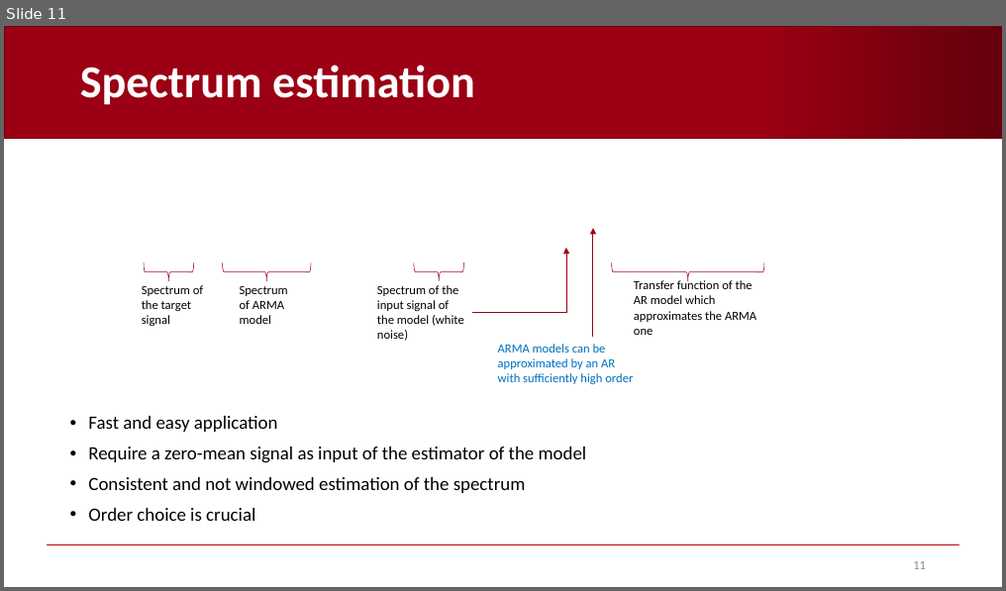
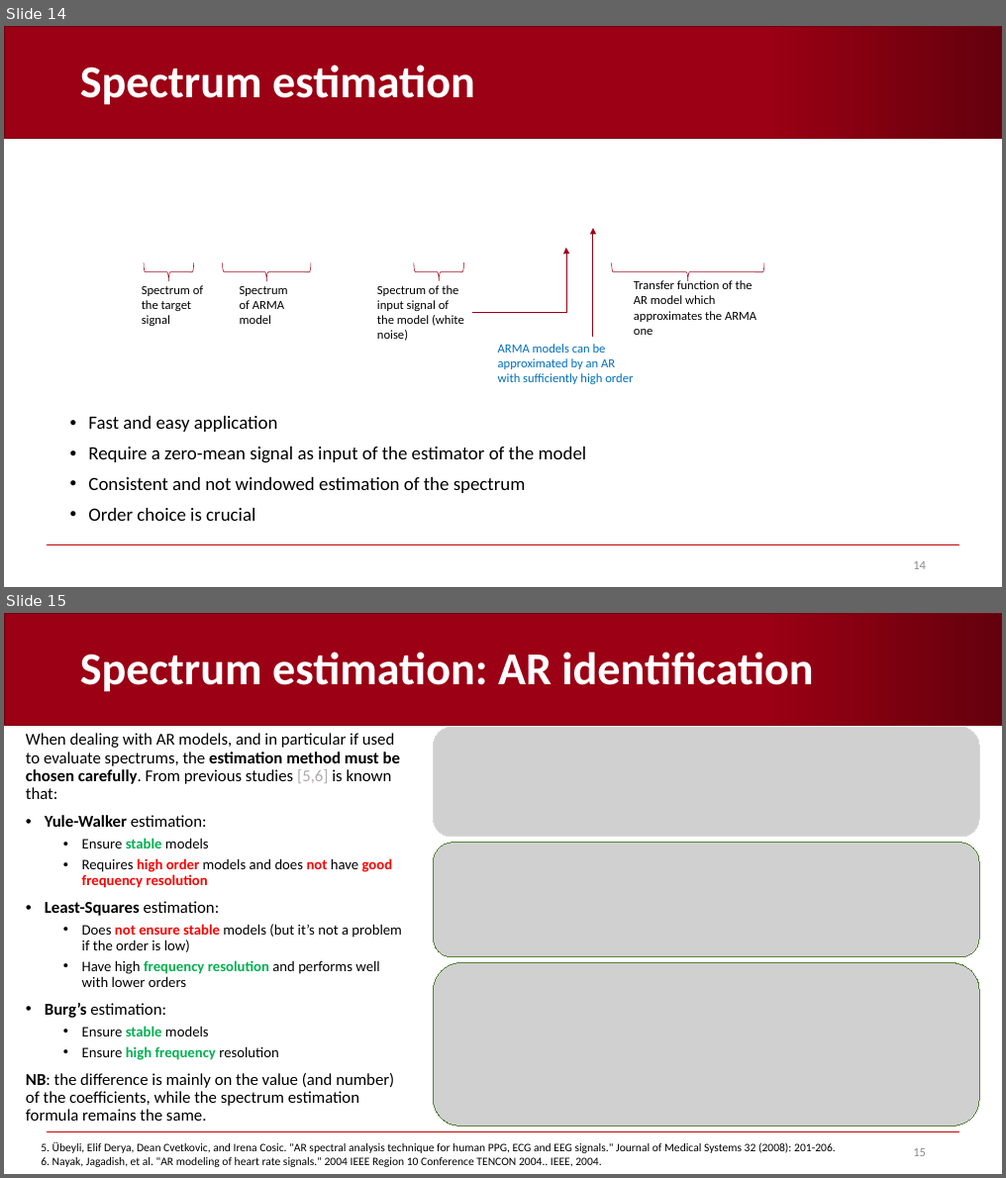
Before and after one commit to AndreaCorrado00/Tesi_magistrale_Corrado_Andrea, a slide deck: Documentation/3. in-depth spectrum analysis.pptx. Shown one above the other, each under a label of ours: slide 11 before the commit, slides 14 and 15 after it. The pictures are 1006x591 and 1006x1178 pixels, drawn with LibreOffice and Linux fonts; fonts in the diff are those of the drawing; grey boxes stand for pictures; background and template pictures are left out. Boxes give left, top, right and bottom in pixels: in the first picture for what was removed or moved away, otherwise in the second. Text is boxed around its words. In the diff, an @@ line names an element or a change of style, - is before the commit and + after.

```diff
--- a/Documentation/3. in-depth spectrum analysis.pptx
+++ b/Documentation/3. in-depth spectrum analysis.pptx
@@ slide 15 added at [4, 613, 1002, 1174], background #FFFFFF; not listed: 2 template elements that a slide beside it also shows @@
@@ title added at [80, 652, 813, 692], 44 pt, text #FFFFFF, bold @@
+Spectrum estimation: AR identification
@@ picture added at [433, 727, 979, 836] @@
@@ text added at [26, 733, 402, 1121], 16 pt, text #000000 @@
+When dealing with AR models, and in particular if used to evaluate spectrums, the estimation method must be chosen carefully. From previous studies [5,6] is known that:
+• Yule-Walker estimation:
+  • Ensure stable models
+  • Requires high order models and does not have good frequency resolution
+• Least-Squares estimation:
+  • Does not ensure stable models (but it’s not a problem if the order is low)
+  • Have high frequency resolution and performs well with lower orders
+• Burg’s estimation:
+  • Ensure stable models
+  • Ensure high frequency resolution
+NB: the difference is mainly on the value (and number) of the coefficients, while the spectrum estimation formula remains the same.
@@ picture added at [433, 842, 979, 958] @@
@@ picture added at [433, 963, 979, 1127] @@
@@ text added at [41, 1143, 836, 1167], 11 pt, text #000000 @@
+5. Übeyli, Elif Derya, Dean Cvetkovic, and Irena Cosic. "AR spectral analysis technique for human PPG, ECG and EEG signals." Journal of Medical Systems 32 (2008): 201-206.
+6. Nayak, Jagadish, et al. "AR modeling of heart rate signals." 2004 IEEE Region 10 Conference TENCON 2004.. IEEE, 2004.
@@ page number added at [913, 1149, 926, 1157], 12 pt, text #8C8C8C @@
+15
@@ what was slide 11 is now slide 14 @@
@@ page number at [913, 562, 926, 570]: text changed @@
-11
+14
```
Also in this commit, not shown: 8 slides changed, 5 other slides added, 7 slides removed, 4 other files.
